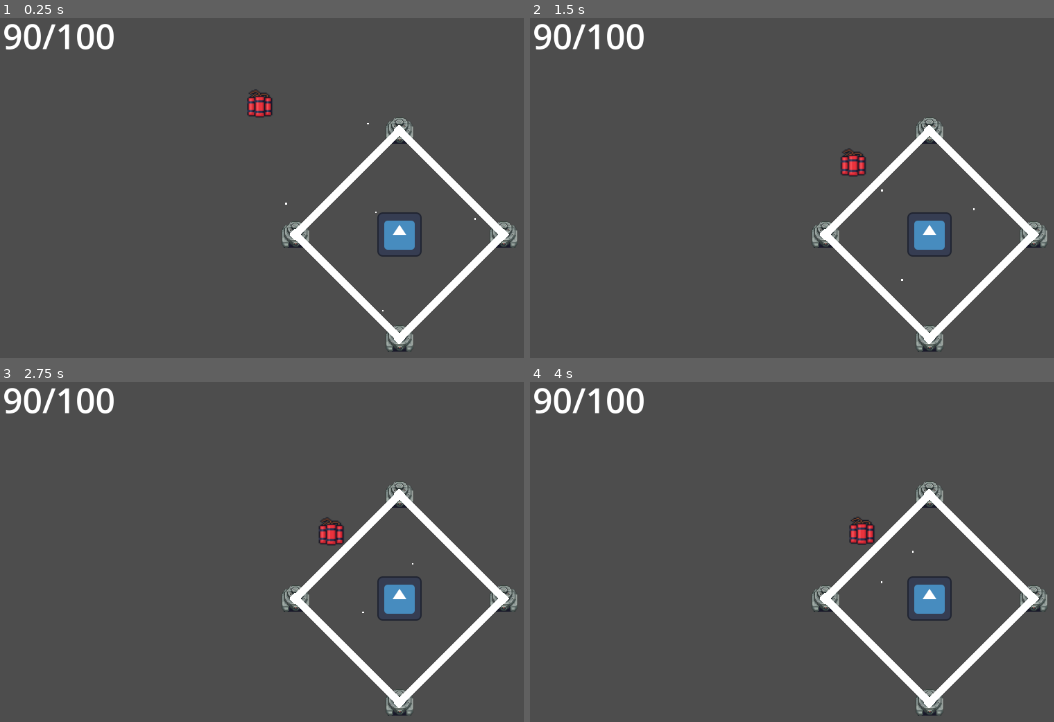
Above: before the commit, frames 1-4 (two rows, left to right).
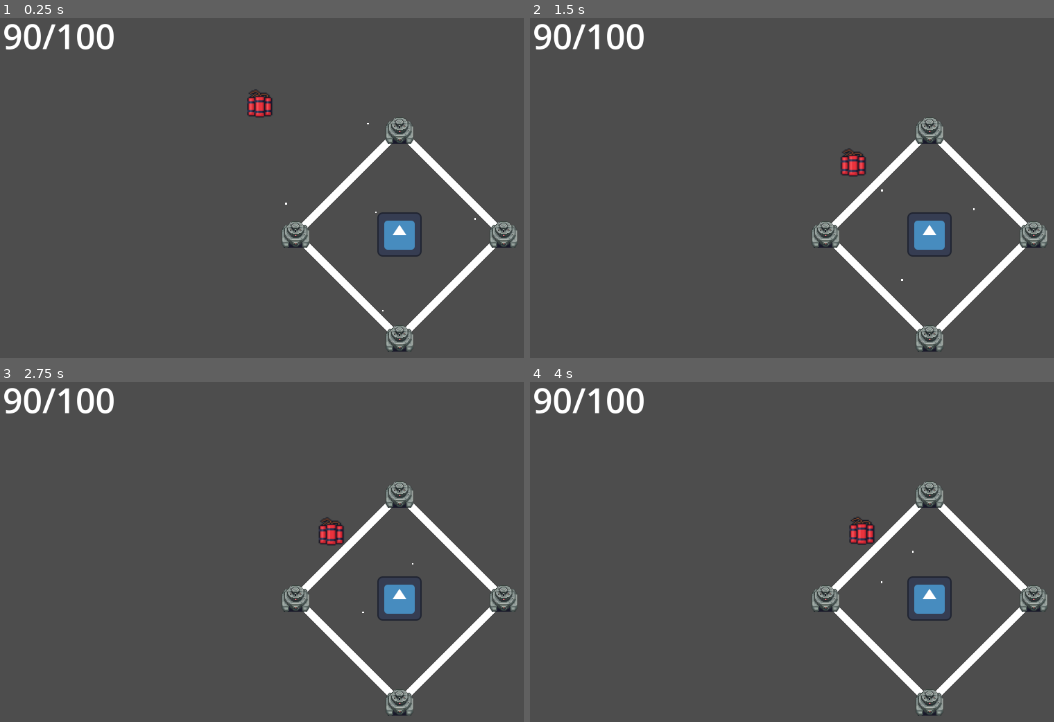
Above: after the commit, the same moments.

Repository: PM-Micael/Project-Tower
Game: Godot game, scene res://Scenes/Game.tscn
The game is run twice, just before and just after one commit, with the same random seed, the same clock (stepped at 60 frames per second) and the same inputs. The engine's default icon, where the game draws it, is replaced by a stand-in: a white triangle on a blue panel in a dark square.
Inputs:
- Up to frame 1 (0.25 s): no input
- Up to frame 2 (1.5 s): no input
- Up to frame 3 (2.75 s): tap Enter at 2 s
- Up to frame 4 (4 s): tap Space at 2.75 s; tap Enter at 3.5 s

The runs differ from the first frame. In frame 1, 0.6% of the frame differs, in the area x 55-98%, y 31-96%; in frame 2, 0.6%; in frame 3, 0.6%; in frame 4, 0.6%.

Commit message:
Added Node2D for Walls and Canons inside the Structures nodeand made it so that canons and walls spawn in those respectivly

Diff:
--- a/Scenes/Game.tscn
+++ b/Scenes/Game.tscn
@@ -26,6 +26,10 @@
 
 [node name="Structures" type="Node2D" parent="DefendTower/Fort"]
 
+[node name="Walls" type="Node2D" parent="DefendTower/Fort/Structures"]
+
+[node name="Canons" type="Node2D" parent="DefendTower/Fort/Structures"]
+
 [node name="Bullets" type="Node2D" parent="DefendTower/Fort"]
 
 [node name="Camera2D" type="Camera2D" parent="."]
--- a/Scripts/Classes/TransformClass.gd
+++ /dev/null
@@ -1,9 +0,0 @@
-extends Node2D
-
-class_name TransformClass
-
-var Position: Vector2
-var _rotation: float
-
-func _init(_pos: Vector2 = Vector2.ZERO, _rot: float = 0.0) -> void:
-	position = _pos
--- a/Scripts/Structures/fort.gd
+++ b/Scripts/Structures/fort.gd
@@ -4,6 +4,8 @@
 @export var wall_scene: PackedScene
 @onready var core_scene: Area2D = $Core
 @onready var structures_node: Node2D = $Structures
+@onready var walls_node: Node2D = structures_node.get_node("Walls")
+@onready var canons_node: Node2D = structures_node.get_node("Canons")
 @onready var bullets_node: Node2D = $Bullets
 
 var _tier_number: int
@@ -49,7 +51,7 @@
 
 		wall.transform = t
 		wall.name = "wall_%d" % i
-		structures_node.add_child(wall)
+		walls_node.add_child(wall)
 
 func _spawn_canons():
 	if canon_scene == null || _canon_slot_cords == null || _canon_slot_cords.size() == 0:
@@ -66,7 +68,7 @@
 
 		canon.name = slot_name
 		canon.core_scene = core_scene
-		structures_node.add_child(canon)
+		canons_node.add_child(canon)
 
 func spawn_bullet(bullet: Node2D):
 	bullets_node.add_child(bullet)
--- a/Scripts/Structures/turret.gd
+++ b/Scripts/Structures/turret.gd
@@ -3,7 +3,7 @@
 @export var attack_cooldown: float = 1.0
 @export var bullet_scene: PackedScene
 @export var core_scene: Area2D
-@onready var fort_scene = get_parent().get_parent()
+@onready var fort_scene = get_tree().get_root().get_node("Game/DefendTower/Fort")
 
 var _time_since_last_attack: float = 0
 var _target : Node2D = null
Not shown, removed: Scripts/Classes/TransformClass.gd.uid
Not shown, changed: pipeline.txt
